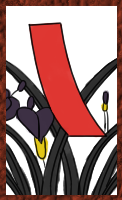
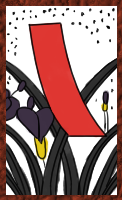
The second (122, 200) image is a revision of the first. Changes to its layers:
added layer "Layer 8" (1st of 2) (99%) above "Layer 6" over [6, 7, 115, 110]
painted on "Copy of Layer 6 Merged" over [6, 7, 115, 110]
